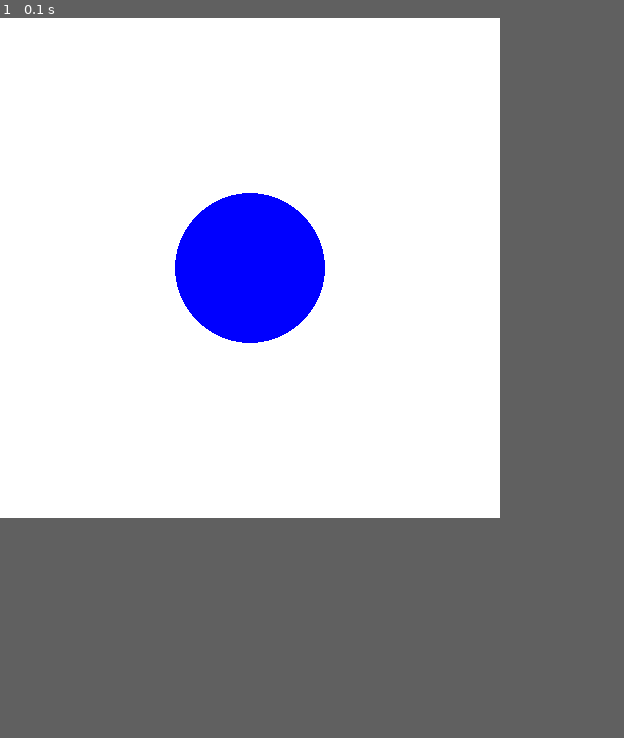
Above: before the commit, frame 1.
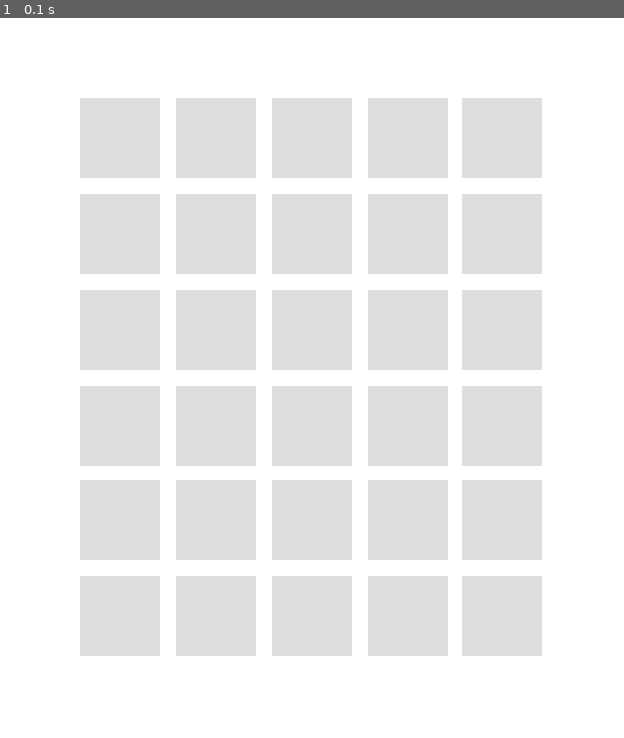
Above: after the commit, the same moment.

Repository: mattfwilson/pygame
Game: pygame game, started from test_game.py
Same seed, same stepped clock (60 frames per second), same inputs: the game is played once before the commit and once after it.
Inputs:
- Up to frame 1 (0.1 s): no input
In our replay, the window is 500x500 before the commit and 624x720 after it. These sizes can differ from the game's own. Grey fills any space a smaller window leaves; there, only what the larger window draws over its background counts as a difference.

The runs differ from the first frame. In frame 1, 44% of the frame differs, in the area x 12-87%, y 11-89%.

Commit message:
Wordle square setup...

Diff:
--- a/test_game.py
+++ b/test_game.py
@@ -1,29 +1,64 @@
 # Import and initialize the pygame library
-import pygame
-pygame.init()
+import pygame as game
+game.init()
 
 # Set up the drawing window
-screen = pygame.display.set_mode([500, 500])
+bg = game.display.set_mode([624 , 720])
 
 # Run until the user asks to quit
 running = True
 while running:
 
     # Did the user click the window close button?
-    for event in pygame.event.get():
-        if event.type == pygame.QUIT:
+    for event in game.event.get():
+        if event.type == game.QUIT:
             running = False
 
     # Fill the background with white
-    screen.fill((255, 255, 255))
+    color = (255, 255, 255)
+    bg.fill(color)
 
     # Draw a solid blue circle in the center
-    pygame.draw.circle(screen, (0, 0, 255), (250, 250), 75)
+    rectColor = (221, 221, 221)
+    # horizontal, vertical
+    game.draw.rect(bg, rectColor, game.Rect(80, 80, 80, 80))
+    game.draw.rect(bg, rectColor, game.Rect(176, 80, 80, 80))
+    game.draw.rect(bg, rectColor, game.Rect(272, 80, 80, 80))
+    game.draw.rect(bg, rectColor, game.Rect(368, 80, 80, 80))
+    game.draw.rect(bg, rectColor, game.Rect(462, 80, 80, 80))
+
+    game.draw.rect(bg, rectColor, game.Rect(80, 176, 80, 80))
+    game.draw.rect(bg, rectColor, game.Rect(176, 176, 80, 80))
+    game.draw.rect(bg, rectColor, game.Rect(272, 176, 80, 80))
+    game.draw.rect(bg, rectColor, game.Rect(368, 176, 80, 80))
+    game.draw.rect(bg, rectColor, game.Rect(462, 176, 80, 80))
+
+    game.draw.rect(bg, rectColor, game.Rect(80, 272, 80, 80))
+    game.draw.rect(bg, rectColor, game.Rect(176, 272, 80, 80))
+    game.draw.rect(bg, rectColor, game.Rect(272, 272, 80, 80))
+    game.draw.rect(bg, rectColor, game.Rect(368, 272, 80, 80))
+    game.draw.rect(bg, rectColor, game.Rect(462, 272, 80, 80))
+
+    game.draw.rect(bg, rectColor, game.Rect(80, 368, 80, 80))
+    game.draw.rect(bg, rectColor, game.Rect(176, 368, 80, 80))
+    game.draw.rect(bg, rectColor, game.Rect(272, 368, 80, 80))
+    game.draw.rect(bg, rectColor, game.Rect(368, 368, 80, 80))
+    game.draw.rect(bg, rectColor, game.Rect(462, 368, 80, 80))
+
+    game.draw.rect(bg, rectColor, game.Rect(80, 462, 80, 80))
+    game.draw.rect(bg, rectColor, game.Rect(176, 462, 80, 80))
+    game.draw.rect(bg, rectColor, game.Rect(272, 462, 80, 80))
+    game.draw.rect(bg, rectColor, game.Rect(368, 462, 80, 80))
+    game.draw.rect(bg, rectColor, game.Rect(462, 462, 80, 80))
+
+    game.draw.rect(bg, rectColor, game.Rect(80, 558, 80, 80))
+    game.draw.rect(bg, rectColor, game.Rect(176, 558, 80, 80))
+    game.draw.rect(bg, rectColor, game.Rect(272, 558, 80, 80))
+    game.draw.rect(bg, rectColor, game.Rect(368, 558, 80, 80))
+    game.draw.rect(bg, rectColor, game.Rect(462, 558, 80, 80))
 
     # Flip the display
-    pygame.display.flip()
+    game.display.flip()
 
 # Done! Time to quit.
-pygame.quit()
-
-# testing
+game.quit()
